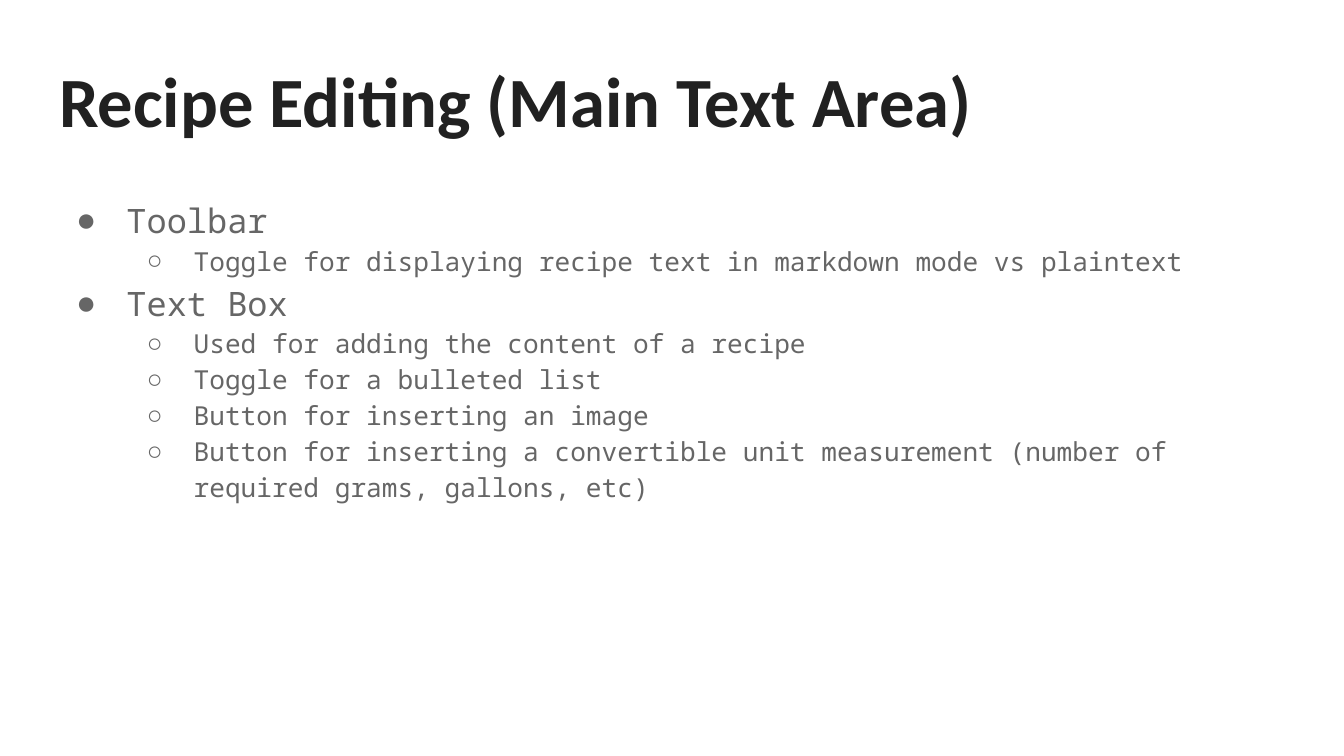
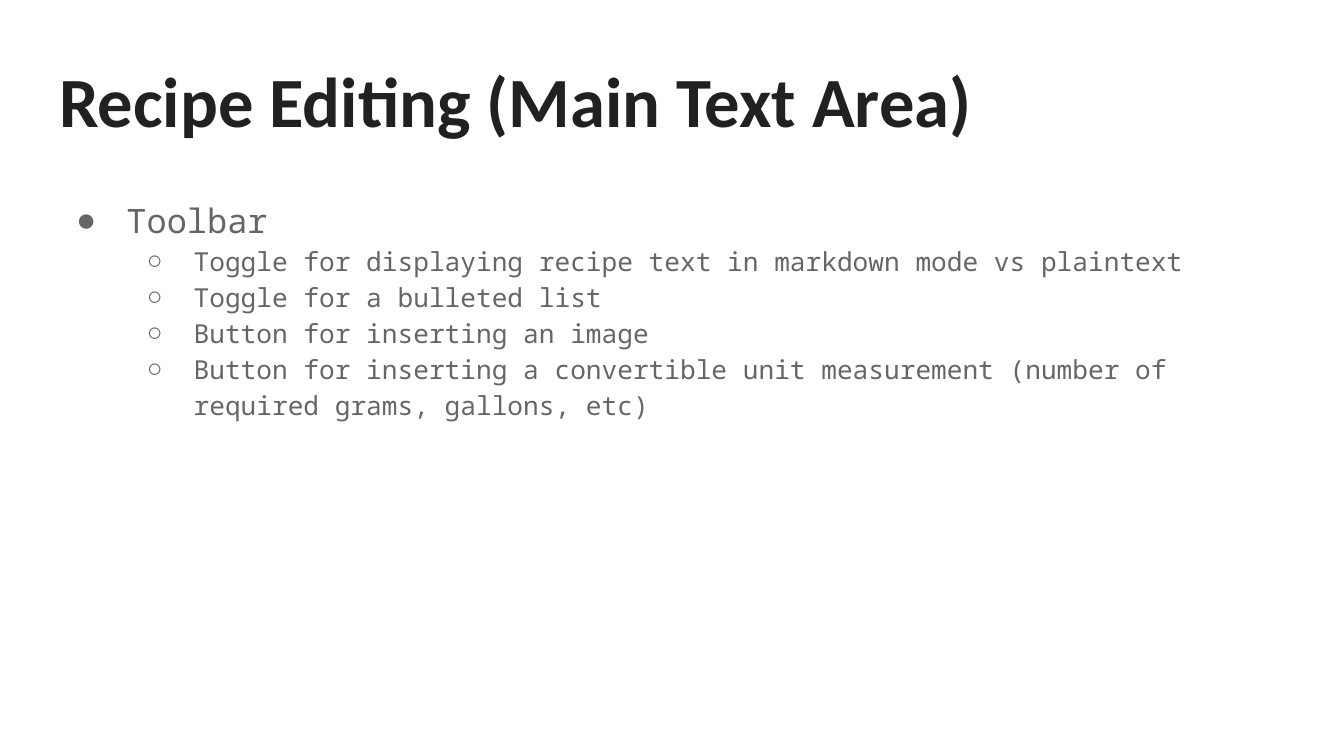
Before and after one commit to ncmaynard03/recipe-app, a slide deck: slide 8 of documents/Team 2 Requirements Presentation.pptx. Drawn at 1344x756 pixels with LibreOffice and Linux fonts; fonts in the diff are those of the drawing. Boxes give left, top, right and bottom in pixels: in the first picture for what was removed or moved away, otherwise in the second. Text is boxed around its words. In the diff, an @@ line names an element or a change of style, - is before the commit and + after.

```diff
--- a/documents/Team 2 Requirements Presentation.pptx
+++ b/documents/Team 2 Requirements Presentation.pptx
@@ text at [126,292,805,360]: paragraphs removed @@
-● Text Box
-  ○ Used for adding the content of a recipe
```
Also in this commit, not shown: 2 other slides changed, 1 slide added.
